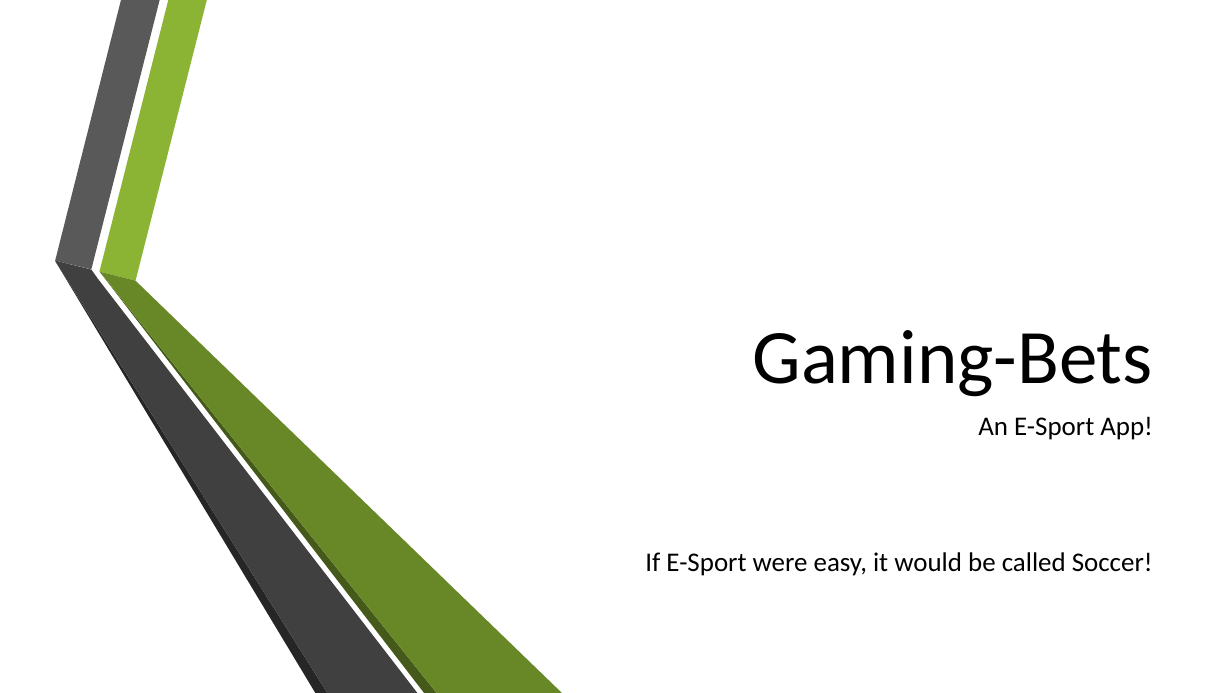
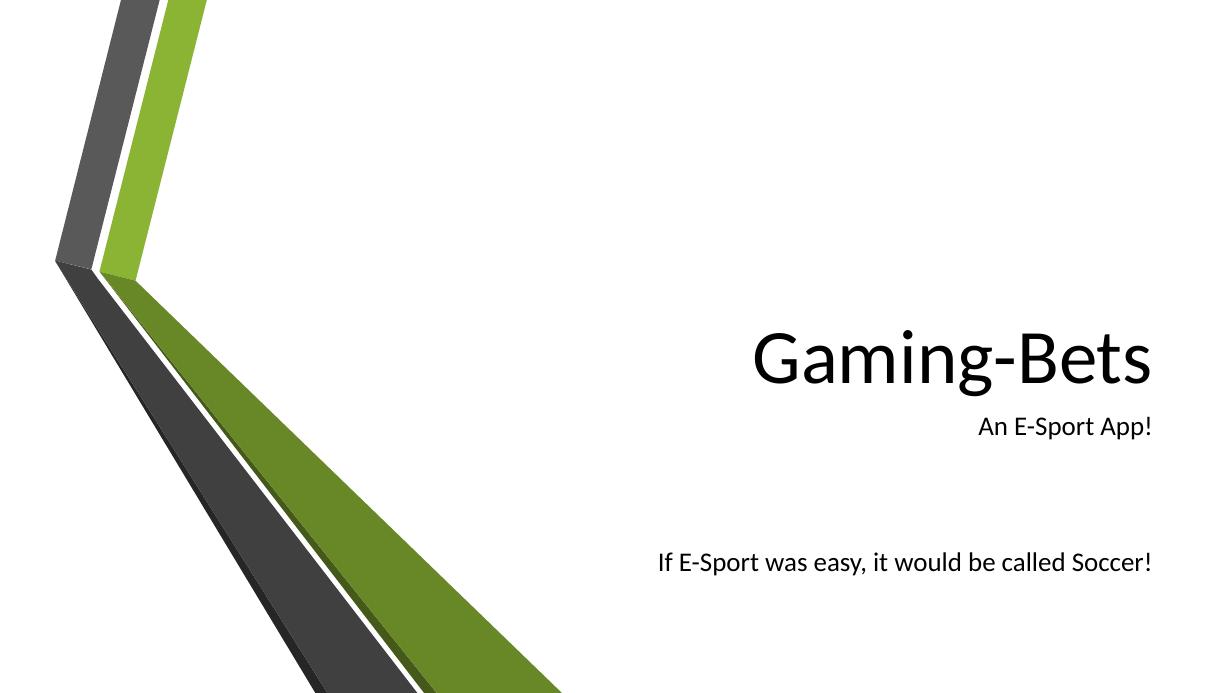
Before and after one commit to GamingBets/documents, a slide deck: slide 1 of Gaming-Bets.pptx. Drawn at 1232x693 pixels with LibreOffice and Linux fonts; fonts in the diff are those of the drawing; background and template pictures are left out. Boxes give left, top, right and bottom in pixels: in the first picture for what was removed or moved away, otherwise in the second. Text is boxed around its words. In the diff, an @@ line names an element or a change of style, - is before the commit and + after.

```diff
--- a/Gaming-Bets.pptx
+++ b/Gaming-Bets.pptx
@@ subtitle at bbox=[658, 552, 1153, 576]: text changed @@
-If E-Sport were easy, it would be called Soccer!
+If E-Sport was easy, it would be called Soccer!
```
Also in this commit, not shown: 4 other slides changed, 3 slides added.
